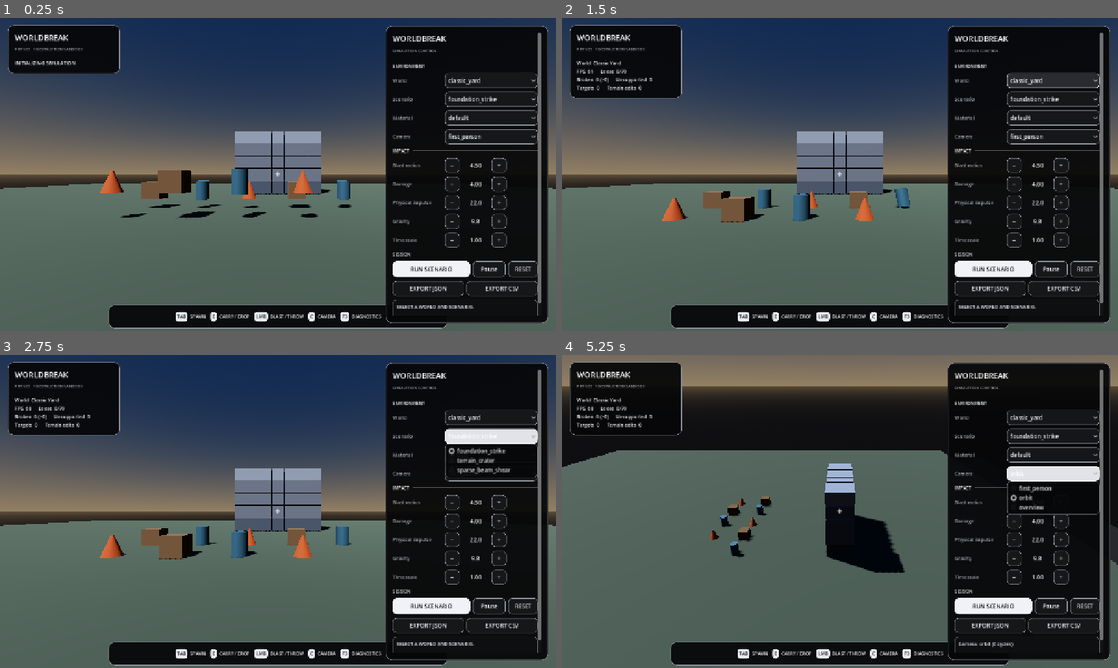
Above: before the commit, frames 1-4 (two rows, left to right).
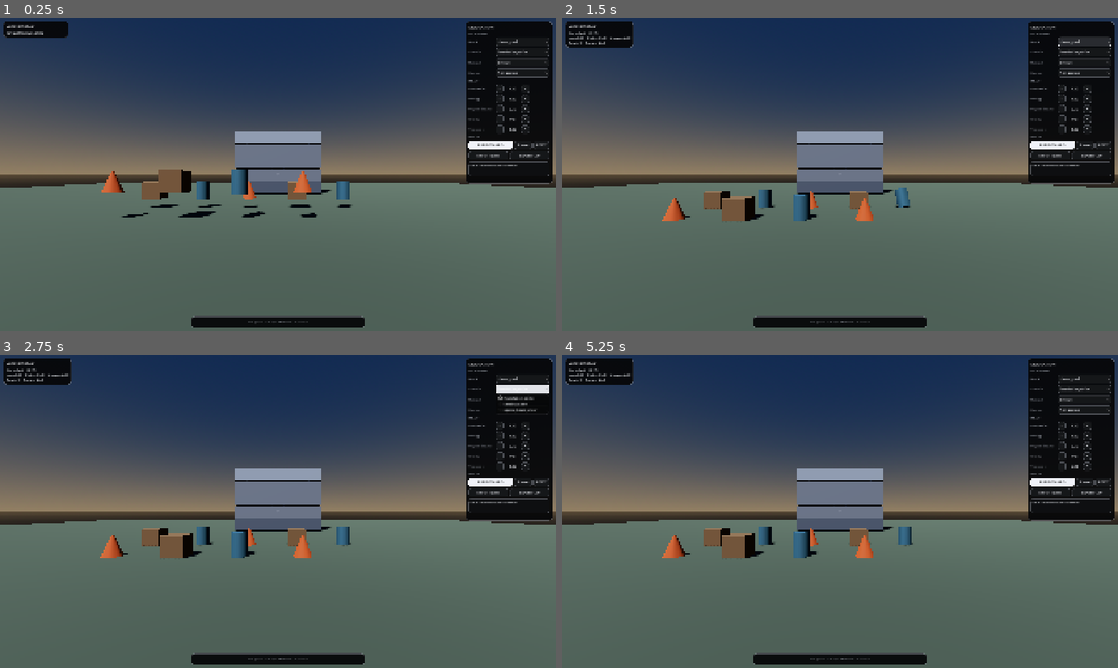
Above: after the commit, the same moments.

Repository: PanDuroDev/Idk
Game: Godot game, scene res://scenes/main.tscn
Two runs of this game, one before a commit and one after it. Both use one fixed random seed, a clock stepped at 60 frames per second and the inputs below.
Inputs (mouse positions are in pixels of both pictures, inside the frame that each line leads up to):
- Up to frame 1 (0.25 s): no input
- Up to frame 2 (1.5 s): click "classic_yard" at 0.5 s; click "classic_yard" at 1.25 s
- Up to frame 3 (2.75 s): click "foundation_strike" at 2 s
- Up to frame 4 (5.25 s): click "default" at 2.75 s; click "first_person" at 3.5 s; click "−" at 4.25 s; click (1051, 473) at 5 s, where only the run before the commit has a clickable "orbit"

The runs differ from the first frame. In frame 1, 29% of the frame differs, in the area x 0-100%, y 1-100%; in frame 2, 31%; in frame 3, 31%; in frame 4, 62%, in the area x 0-100%, y 0-100%.

Commit message:
feat(ui): simplify and make the interface responsive

Diff:
--- a/project.godot
+++ b/project.godot
@@ -11,11 +11,11 @@
 
 [display]
 
-window/size/viewport_width=1280
-window/size/viewport_height=720
-window/size/window_width_override=1280
-window/size/window_height_override=720
+window/size/viewport_width=1920
+window/size/viewport_height=1080
+window/size/mode=2
 window/stretch/mode="canvas_items"
+window/stretch/aspect="expand"
 
 [input]
 
--- a/scripts/main.gd
+++ b/scripts/main.gd
@@ -37,7 +37,7 @@
 const UI_MUTED_COLOR: Color = Color(0.64, 0.66, 0.7, 1.0)
 const UI_PANEL_COLOR: Color = Color(0.025, 0.027, 0.032, 0.94)
 const UI_FIELD_COLOR: Color = Color(0.085, 0.09, 0.1, 0.98)
-const UI_BORDER_COLOR: Color = Color(0.56, 0.58, 0.62, 0.86)
+const UI_BORDER_COLOR: Color = Color(0.56, 0.58, 0.62, 0.18)
 const UI_PANEL_SOFT_COLOR: Color = Color(0.055, 0.06, 0.068, 0.96)
 const UI_DISABLED_COLOR: Color = Color(0.42, 0.43, 0.46, 1.0)
 const SHAKE_DECAY_SECONDS: float = 0.26
@@ -225,7 +225,7 @@
 	var fragment_unsupported: int = int(_structure.call("get_unsupported_fragment_count")) if is_instance_valid(_structure) else 0
 	var terrain_edits: int = int(_terrain.call("get_terrain_edit_count")) if is_instance_valid(_terrain) else 0
 	var world_name: String = _active_world_definition.display_name if _active_world_definition != null else "none"
-	_hud_label.text = "World  %s\nFPS  %d      Loose  %d/%d\nBroken  %d (+%d)      Unsupported  %d\nTargets  %d      Terrain edits  %d" % [
+	_hud_label.text = "%s  ·  %d FPS\nLoose %d/%d  ·  Broken %d (+%d)  ·  Unsupported %d\nTargets %d  ·  Terrain edits %d" % [
 		world_name,
 		Engine.get_frames_per_second(),
 		fragment_released,
@@ -1488,45 +1488,46 @@
 	_spawn_menu = PanelContainer.new()
 	_spawn_menu.name = "SpawnMenu"
 	_spawn_menu.theme = _ui_theme
-	_spawn_menu.custom_minimum_size = Vector2(320.0, 0.0)
+	_spawn_menu.custom_minimum_size = Vector2(264.0, 0.0)
 	var layer := CanvasLayer.new()
 	layer.name = "SpawnMenuLayer"
 	layer.add_child(_spawn_menu)
 	add_child(layer)
 	_spawn_menu.anchor_left = 0.0
 	_spawn_menu.anchor_top = 0.0
-	_spawn_menu.offset_left = 18.0
-	_spawn_menu.offset_top = 142.0
-	_spawn_menu.offset_right = 338.0
-	_spawn_menu.offset_bottom = 142.0
+	_spawn_menu.offset_left = 12.0
+	_spawn_menu.offset_top = 122.0
+	_spawn_menu.offset_right = 276.0
+	_spawn_menu.offset_bottom = 122.0
 	_spawn_menu.grow_vertical = Control.GROW_DIRECTION_END
 
 	var layout := VBoxContainer.new()
-	layout.add_theme_constant_override("separation", 10)
+	layout.add_theme_constant_override("separation", 6)
+	var header := HBoxContainer.new()
+	header.add_theme_constant_override("separation", 6)
 	var title := Label.new()
 	title.text = "OBJECT LIBRARY"
+	title.size_flags_horizontal = Control.SIZE_EXPAND_FILL
 	title.add_theme_color_override("font_color", UI_ACCENT)
-	title.add_theme_font_size_override("font_size", 16)
-	var hint := Label.new()
-	hint.text = "TAB  CLOSE  ·  SELECT AN OBJECT TO SPAWN"
-	hint.add_theme_color_override("font_color", UI_MUTED_COLOR)
-	hint.add_theme_font_size_override("font_size", 10)
-	var divider := HSeparator.new()
+	title.add_theme_font_size_override("font_size", 14)
+	var spawn_items: Array = _spawn_item_definitions()
 	var capacity := Label.new()
 	capacity.name = "SpawnCapacity"
-	capacity.text = "PHYSICS PROPS     7 TYPES  ·  LIMIT 24"
+	capacity.text = "%d TYPES  ·  %d MAX" % [spawn_items.size(), MAX_SPAWNED_PROPS]
 	capacity.add_theme_color_override("font_color", UI_MUTED_COLOR)
-	capacity.add_theme_font_size_override("font_size", 10)
+	capacity.add_theme_font_size_override("font_size", 9)
+	header.add_child(title)
+	header.add_child(capacity)
 
 	var grid := GridContainer.new()
 	grid.name = "SpawnItemGrid"
 	grid.columns = 2
-	grid.add_theme_constant_override("h_separation", 8)
-	grid.add_theme_constant_override("v_separation", 8)
-	for info: Dictionary in _spawn_item_definitions():
+	grid.add_theme_constant_override("h_separation", 6)
+	grid.add_theme_constant_override("v_separation", 6)
+	for info: Dictionary in spawn_items:
 		var button := Button.new()
 		button.text = String(info["label"])
-		button.custom_minimum_size = Vector2(0.0, 38.0)
+		button.custom_minimum_size = Vector2(0.0, 30.0)
 		button.size_flags_horizontal = Control.SIZE_EXPAND_FILL
 		button.pressed.connect(_on_spawn_item_pressed.bind(String(info["id"])))
 		grid.add_child(button)
@@ -1535,20 +1536,17 @@
 	status_panel.name = "SpawnStatusPanel"
 	status_panel.add_theme_stylebox_override(
 		"panel",
-		_make_ui_style(UI_PANEL_SOFT_COLOR, UI_BORDER_COLOR, 8, 8.0, 1)
+		_make_ui_style(UI_PANEL_SOFT_COLOR, UI_BORDER_COLOR, 8, 6.0, 1)
 	)
 	_spawn_status_label = Label.new()
 	_spawn_status_label.name = "SpawnStatus"
-	_spawn_status_label.text = "E  CARRY / DROP     ·     LMB  THROW"
+	_spawn_status_label.text = "E  CARRY  ·  LMB  THROW"
 	_spawn_status_label.add_theme_color_override("font_color", UI_MUTED_COLOR)
-	_spawn_status_label.add_theme_font_size_override("font_size", 11)
+	_spawn_status_label.add_theme_font_size_override("font_size", 10)
 	_spawn_status_label.autowrap_mode = TextServer.AUTOWRAP_WORD_SMART
 	status_panel.add_child(_spawn_status_label)
 
-	layout.add_child(title)
-	layout.add_child(hint)
-	layout.add_child(divider)
-	layout.add_child(capacity)
+	layout.add_child(header)
 	layout.add_child(grid)
 	layout.add_child(status_panel)
 	_spawn_menu.add_child(layout)
@@ -1762,13 +1760,13 @@
 	_debug_overlay_panel = PanelContainer.new()
 	_debug_overlay_panel.name = "DebugOverlay"
 	_debug_overlay_panel.theme = _ui_theme
-	_debug_overlay_panel.position = Vector2(18.0, 455.0)
-	_debug_overlay_panel.custom_minimum_size = Vector2(410.0, 0.0)
+	_debug_overlay_panel.position = Vector2(12.0, 420.0)
+	_debug_overlay_panel.custom_minimum_size = Vector2(340.0, 0.0)
 	_debug_overlay_panel.visible = false
 	_ui_canvas.add_child(_debug_overlay_panel)
 
 	_debug_overlay_label = Label.new()
-	_debug_overlay_label.add_theme_font_size_override("font_size", 12)
+	_debug_overlay_label.add_theme_font_size_override("font_size", 10)
 	_debug_overlay_label.add_theme_color_override("font_color", UI_TEXT_COLOR)
 	_debug_overlay_panel.add_child(_debug_overlay_label)
 	_refresh_debug_overlay()
@@ -1826,9 +1824,9 @@
 
 
 func _apply_primary_button_style(button: Button) -> void:
-	var normal := _make_ui_style(Color(0.94, 0.95, 0.97), Color.WHITE, 8, 8.0, 1)
-	var hover := _make_ui_style(Color.WHITE, Color.WHITE, 8, 8.0, 1)
-	var pressed := _make_ui_style(Color(0.7, 0.72, 0.75), Color.WHITE, 8, 8.0, 1)
+	var normal := _make_ui_style(Color(0.94, 0.95, 0.97), Color.WHITE, 8, 6.0, 1)
+	var hover := _make_ui_style(Color.WHITE, Color.WHITE, 8, 6.0, 1)
+	var pressed := _make_ui_style(Color(0.7, 0.72, 0.75), Color.WHITE, 8, 6.0, 1)
 	button.add_theme_stylebox_override("normal", normal)
 	button.add_theme_stylebox_override("hover", hover)
 	button.add_theme_stylebox_override("pressed", pressed)
@@ -1840,16 +1838,16 @@
 
 func _create_ui_theme() -> Theme:
 	var theme := Theme.new()
-	theme.default_font_size = 13
-
-	var panel_style := _make_ui_style(UI_PANEL_COLOR, UI_BORDER_COLOR, 14, 16.0, 1)
+	theme.default_font_size = 12
+
+	var panel_style := _make_ui_style(UI_PANEL_COLOR, UI_BORDER_COLOR, 12, 10.0, 1)
 	theme.set_stylebox("panel", "PanelContainer", panel_style)
 
-	var button_normal := _make_ui_style(UI_FIELD_COLOR, UI_BORDER_COLOR, 8, 8.0, 1)
-	var button_hover := _make_ui_style(Color(0.16, 0.17, 0.19, 1.0), Color(0.94, 0.95, 0.97, 1.0), 8, 8.0, 1)
-	var button_pressed := _make_ui_style(Color(0.88, 0.89, 0.91, 1.0), Color.WHITE, 8, 8.0, 1)
-	var button_focus := _make_ui_style(Color(0.12, 0.13, 0.15, 1.0), Color.WHITE, 8, 8.0, 2)
-	var button_disabled := _make_ui_style(Color(0.055, 0.06, 0.068, 1.0), Color(0.23, 0.24, 0.26, 1.0), 8, 8.0, 1)
+	var button_normal := _make_ui_style(UI_FIELD_COLOR, UI_BORDER_COLOR, 8, 6.0, 1)
+	var button_hover := _make_ui_style(Color(0.16, 0.17, 0.19, 1.0), Color(0.94, 0.95, 0.97, 1.0), 8, 6.0, 1)
+	var button_pressed := _make_ui_style(Color(0.88, 0.89, 0.91, 1.0), Color.WHITE, 8, 6.0, 1)
+	var button_focus := _make_ui_style(Color(0.12, 0.13, 0.15, 1.0), Color.WHITE, 8, 6.0, 2)
+	var button_disabled := _make_ui_style(Color(0.055, 0.06, 0.068, 1.0), Color(0.23, 0.24, 0.26, 1.0), 8, 6.0, 1)
 
 	for control_type in ["Button", "OptionButton"]:
 		theme.set_stylebox("normal", control_type, button_normal)
@@ -1861,44 +1859,34 @@
 		theme.set_color("font_hover_color", control_type, Color.WHITE)
 		theme.set_color("font_pressed_color", control_type, Color(0.04, 0.045, 0.05, 1.0))
 		theme.set_color("font_disabled_color", control_type, UI_DISABLED_COLOR)
-		theme.set_constant("h_separation", control_type, 8)
-
-	var separator_style := StyleBoxLine.new()
-	separator_style.color = Color(0.58, 0.6, 0.64, 0.58)
-	separator_style.thickness = 1
-	separator_style.grow_begin = 2.0
-	separator_style.grow_end = 2.0
-	theme.set_stylebox("separator", "HSeparator", separator_style)
+		theme.set_constant("h_separation", control_type, 6)
+
 	theme.set_color("font_color", "Label", UI_TEXT_COLOR)
 	theme.set_color("font_color", "CheckBox", UI_TEXT_COLOR)
 	theme.set_color("font_disabled_color", "Label", UI_DISABLED_COLOR)
 	theme.set_stylebox("panel", "PopupMenu", _make_ui_style(UI_PANEL_COLOR, UI_BORDER_COLOR, 8, 6.0, 1))
 	theme.set_stylebox("hover", "PopupMenu", button_hover)
 	theme.set_color("font_color", "PopupMenu", UI_TEXT_COLOR)
+
+	var scroll_track := StyleBoxFlat.new()
+	scroll_track.bg_color = Color(1.0, 1.0, 1.0, 0.04)
+	scroll_track.set_corner_radius_all(3)
+	scroll_track.content_margin_left = 3.0
+	scroll_track.content_margin_right = 3.0
+	var scroll_grabber := StyleBoxFlat.new()
+	scroll_grabber.bg_color = Color(0.66, 0.68, 0.72, 0.4)
+	scroll_grabber.set_corner_radius_all(3)
+	var scroll_grabber_hover := scroll_grabber.duplicate() as StyleBoxFlat
+	scroll_grabber_hover.bg_color = Color(0.86, 0.88, 0.91, 0.65)
+	var scroll_grabber_pressed := scroll_grabber.duplicate() as StyleBoxFlat
+	scroll_grabber_pressed.bg_color = Color(0.96, 0.96, 0.97, 0.85)
+	for bar_type in ["VScrollBar", "HScrollBar"]:
+		theme.set_stylebox("scroll", bar_type, scroll_track)
+		theme.set_stylebox("scroll_focus", bar_type, scroll_track)
+		theme.set_stylebox("grabber", bar_type, scroll_grabber)
+		theme.set_stylebox("grabber_highlight", bar_type, scroll_grabber_hover)
+		theme.set_stylebox("grabber_pressed", bar_type, scroll_grabber_pressed)
 	return theme
-
-func _add_key_hint(parent: HBoxContainer, key: String, action: String) -> void:
-	var item := HBoxContainer.new()
-	item.add_theme_constant_override("separation", 6)
-
-	var keycap := PanelContainer.new()
-	keycap.add_theme_stylebox_override(
-		"panel",
-		_make_ui_style(Color(0.91, 0.92, 0.94, 1.0), Color.WHITE, 5, 4.0, 1)
-	)
-	var key_label := Label.new()
-	key_label.text = key
-	key_label.add_theme_color_override("font_color", Color(0.035, 0.04, 0.045, 1.0))
-	key_label.add_theme_font_size_override("font_size", 10)
-	keycap.add_child(key_label)
-
-	var action_label := Label.new()
-	action_label.text = action
-	action_label.add_theme_color_override("font_color", UI_TEXT_COLOR)
-	action_label.add_theme_font_size_override("font_size", 10)
-	item.add_child(keycap)
-	item.add_child(action_label)
-	parent.add_child(item)
 
 
 func _build_hud() -> void:
@@ -1909,29 +1897,22 @@
 	var hud_panel := PanelContainer.new()
 	hud_panel.name = "HudPanel"
 	hud_panel.theme = _ui_theme
-	hud_panel.position = Vector2(18.0, 16.0)
-	hud_panel.custom_minimum_size = Vector2(258.0, 0.0)
+	hud_panel.position = Vector2(12.0, 10.0)
+	hud_panel.custom_minimum_size = Vector2(224.0, 0.0)
 	_ui_canvas.add_child(hud_panel)
 
 	var hud_layout := VBoxContainer.new()
-	hud_layout.add_theme_constant_override("separation", 7)
+	hud_layout.add_theme_constant_override("separation", 5)
 	hud_panel.add_child(hud_layout)
 
 	var title := Label.new()
 	title.text = "WORLDBREAK"
-	title.add_theme_font_size_override("font_size", 18)
+	title.add_theme_font_size_override("font_size", 14)
 	title.add_theme_color_override("font_color", UI_ACCENT)
 	hud_layout.add_child(title)
 
-	var subtitle := Label.new()
-	subtitle.text = "PHYSICS  /  DESTRUCTION SANDBOX"
-	subtitle.add_theme_font_size_override("font_size", 9)
-	subtitle.add_theme_color_override("font_color", UI_MUTED_COLOR)
-	hud_layout.add_child(subtitle)
-	hud_layout.add_child(HSeparator.new())
-
 	_hud_label = Label.new()
-	_hud_label.add_theme_font_size_override("font_size", 11)
+	_hud_label.add_theme_font_size_override("font_size", 10)
 	_hud_label.add_theme_color_override("font_color", UI_TEXT_COLOR)
 	_hud_label.text = "INITIALIZING SIMULATION"
 	hud_layout.add_child(_hud_label)
@@ -1940,7 +1921,7 @@
 	_crosshair.text = "+"
 	_crosshair.horizontal_alignment = HORIZONTAL_ALIGNMENT_CENTER
 	_crosshair.vertical_alignment = VERTICAL_ALIGNMENT_CENTER
-	_crosshair.add_theme_font_size_override("font_size", 22)
+	_crosshair.add_theme_font_size_override("font_size", 20)
 	_crosshair.add_theme_color_override("font_color", Color(0.98, 0.98, 1.0, 0.82))
 	_crosshair.anchor_left = 0.5
 	_crosshair.anchor_top = 0.5
@@ -1959,21 +1940,18 @@
 	hints_panel.anchor_top = 1.0
 	hints_panel.anchor_right = 0.5
 	hints_panel.anchor_bottom = 1.0
-	hints_panel.offset_left = -390.0
-	hints_panel.offset_top = -60.0
-	hints_panel.offset_right = 390.0
-	hints_panel.offset_bottom = -14.0
+	hints_panel.offset_left = -300.0
+	hints_panel.offset_top = -50.0
+	hints_panel.offset_right = 300.0
+	hints_panel.offset_bottom = -10.0
 	_ui_canvas.add_child(hints_panel)
 
-	var hints_layout := HBoxContainer.new()
-	hints_layout.alignment = BoxContainer.ALIGNMENT_CENTER
-	hints_layout.add_theme_constant_override("separation", 12)
-	hints_panel.add_child(hints_layout)
-	_add_key_hint(hints_layout, "TAB", "SPAWN")
-	_add_key_hint(hints_layout, "E", "CARRY / DROP")
-	_add_key_hint(hints_layout, "LMB", "BLAST / THROW")
-	_add_key_hint(hints_layout, "C", "CAMERA")
-	_add_key_hint(hints_layout, "F3", "DIAGNOSTICS")
+	var hints_label := Label.new()
+	hints_label.text = "TAB  Spawn     E  Carry     LMB  Blast     C  Camera"
+	hints_label.horizontal_alignment = HORIZONTAL_ALIGNMENT_CENTER
+	hints_label.add_theme_font_size_override("font_size", 9)
+	hints_label.add_theme_color_override("font_color", UI_MUTED_COLOR)
+	hints_panel.add_child(hints_label)
 
 func adjust_impact_setting(setting: StringName, amount: float) -> void:
 	match setting:
@@ -2002,14 +1980,14 @@
 	panel.anchor_left = 1.0
 	panel.anchor_top = 0.0
 	panel.anchor_right = 1.0
-	panel.anchor_bottom = 1.0
-	panel.offset_left = -392.0
-	panel.offset_right = -18.0
-	panel.offset_top = 18.0
-	panel.offset_bottom = -18.0
+	panel.anchor_bottom = 0.0
+	panel.offset_left = -312.0
+	panel.offset_right = -12.0
+	panel.offset_top = 12.0
+	panel.offset_bottom = 572.0
 	panel.grow_horizontal = Control.GROW_DIRECTION_BEGIN
 	panel.grow_vertical = Control.GROW_DIRECTION_END
-	panel.custom_minimum_size = Vector2(374.0, 0.0)
+	panel.custom_minimum_size = Vector2(300.0, 0.0)
 	_ui_canvas.add_child(panel)
 
 	var scroll := ScrollContainer.new()
@@ -2023,21 +2001,14 @@
 	var layout := VBoxContainer.new()
 	layout.name = "ControlLayout"
 	layout.size_flags_horizontal = Control.SIZE_EXPAND_FILL
-	layout.add_theme_constant_override("separation", 9)
+	layout.add_theme_constant_override("separation", 6)
 	scroll.add_child(layout)
 
 	var heading := Label.new()
-	heading.text = "WORLDBREAK"
-	heading.add_theme_font_size_override("font_size", 18)
+	heading.text = "SIMULATION"
+	heading.add_theme_font_size_override("font_size", 14)
 	heading.add_theme_color_override("font_color", UI_ACCENT)
 	layout.add_child(heading)
-
-	var subheading := Label.new()
-	subheading.text = "SIMULATION CONTROL"
-	subheading.add_theme_font_size_override("font_size", 9)
-	subheading.add_theme_color_override("font_color", UI_MUTED_COLOR)
-	layout.add_child(subheading)
-	layout.add_child(HSeparator.new())
 
 	_add_section(layout, "ENVIRONMENT")
 	_world_option = _add_option_row(layout, "World", WORLD_CATALOG.get_world_ids(), _on_world_selected)
@@ -2056,14 +2027,14 @@
 
 	_add_section(layout, "SESSION")
 	var action_row := HBoxContainer.new()
-	action_row.add_theme_constant_override("separation", 6)
+	action_row.add_theme_constant_override("separation", 5)
 	layout.add_child(action_row)
 
 	var run_button := Button.new()
 	run_button.name = "RunScenarioButton"
 	run_button.text = "RUN SCENARIO"
 	run_button.tooltip_text = "Reset the world, apply the selected scenario, and record the outcome after 120 physics frames"
-	run_button.custom_minimum_size.y = 36.0
+	run_button.custom_minimum_size.y = 30.0
 	run_button.size_flags_horizontal = Control.SIZE_EXPAND_FILL
 	_apply_primary_button_style(run_button)
 	run_button.pressed.connect(_run_selected_scenario)
@@ -2073,31 +2044,31 @@
 	_pause_button.name = "PauseButton"
 	_pause_button.text = "PAUSE"
 	_pause_button.tooltip_text = "Pause or resume physics without changing the experiment time scale (P)"
-	_pause_button.custom_minimum_size = Vector2(76.0, 36.0)
+	_pause_button.custom_minimum_size = Vector2(62.0, 30.0)
 	_pause_button.pressed.connect(toggle_simulation_paused)
 	action_row.add_child(_pause_button)
 
 	var reset_button := Button.new()
 	reset_button.name = "ResetWorldButton"
 	reset_button.text = "RESET"
-	reset_button.custom_minimum_size = Vector2(68.0, 36.0)
+	reset_button.custom_minimum_size = Vector2(56.0, 30.0)
 	reset_button.pressed.connect(reset_simulation)
 	action_row.add_child(reset_button)
 
 	var export_row := HBoxContainer.new()
-	export_row.add_theme_constant_override("separation", 6)
+	export_row.add_theme_constant_override("separation", 5)
 	layout.add_child(export_row)
 
 	var json_button := Button.new()
 	json_button.text = "EXPORT JSON"
-	json_button.custom_minimum_size.y = 34.0
+	json_button.custom_minimum_size.y = 30.0
 	json_button.size_flags_horizontal = Control.SIZE_EXPAND_FILL
 	json_button.pressed.connect(_export_history.bind("user://experiment_runs.json"))
 	export_row.add_child(json_button)
 
 	var csv_button := Button.new()
 	csv_button.text = "EXPORT CSV"
-	csv_button.custom_minimum_size.y = 34.0
+	csv_button.custom_minimum_size.y = 30.0
 	csv_button.size_flags_horizontal = Control.SIZE_EXPAND_FILL
 	csv_button.pressed.connect(_export_history.bind("user://experiment_runs.csv"))
 	export_row.add_child(csv_button)
@@ -2106,13 +2077,13 @@
 	status_panel.name = "SimulationStatusPanel"
 	status_panel.add_theme_stylebox_override(
 		"panel",
-		_make_ui_style(UI_PANEL_SOFT_COLOR, UI_BORDER_COLOR, 8, 9.0, 1)
+		_make_ui_style(UI_PANEL_SOFT_COLOR, UI_BORDER_COLOR, 8, 6.0, 1)
 	)
 	_simulation_status_label = Label.new()
 	_simulation_status_label.name = "SimulationStatus"
-	_simulation_status_label.custom_minimum_size = Vector2(0.0, 52.0)
+	_simulation_status_label.custom_minimum_size = Vector2(0.0, 38.0)
 	_simulation_status_label.autowrap_mode = TextServer.AUTOWRAP_WORD_SMART
-	_simulation_status_label.add_theme_font_size_override("font_size", 11)
+	_simulation_status_label.add_theme_font_size_override("font_size", 10)
 	_simulation_status_label.add_theme_color_override("font_color", UI_TEXT_COLOR)
 	_simulation_status_label.text = "SELECT A WORLD AND SCENARIO."
 	status_panel.add_child(_simulation_status_label)
@@ -2122,17 +2093,11 @@
 	_refresh_simulation_controls()
 
 func _add_section(parent: VBoxContainer, title: String) -> void:
-	var header := HBoxContainer.new()
-	header.add_theme_constant_override("separation", 10)
 	var label := Label.new()
 	label.text = title
-	label.add_theme_font_size_override("font_size", 10)
-	label.add_theme_color_override("font_color", UI_ACCENT)
-	header.add_child(label)
-	var separator := HSeparator.new()
-	separator.size_flags_horizontal = Control.SIZE_EXPAND_FILL
-	header.add_child(separator)
-	parent.add_child(header)
+	label.add_theme_font_size_override("font_size", 9)
+	label.add_theme_color_override("font_color", UI_MUTED_COLOR)
+	parent.add_child(label)
 
 func _add_option_row(
 	parent: VBoxContainer,
@@ -2141,18 +2106,18 @@
 	callback: Callable
 ) -> OptionButton:
 	var row := HBoxContainer.new()
-	row.add_theme_constant_override("separation", 8)
+	row.add_theme_constant_override("separation", 6)
 	parent.add_child(row)
 
 	var name_label := Label.new()
 	name_label.text = title
-	name_label.custom_minimum_size.x = 112.0
-	name_label.add_theme_font_size_override("font_size", 11)
+	name_label.custom_minimum_size.x = 88.0
+	name_label.add_theme_font_size_override("font_size", 10)
 	name_label.add_theme_color_override("font_color", UI_MUTED_COLOR)
 	row.add_child(name_label)
 
 	var option := OptionButton.new()
-	option.custom_minimum_size.y = 34.0
+	option.custom_minimum_size.y = 30.0
 	option.size_flags_horizontal = Control.SIZE_EXPAND_FILL
 	for index in range(ids.size()):
 		option.add_item(String(ids[index]))
@@ -2168,31 +2133,31 @@
 	step: float
 ) -> Label:
 	var row := HBoxContainer.new()
-	row.add_theme_constant_override("separation", 8)
+	row.add_theme_constant_override("separation", 6)
 	parent.add_child(row)
 
 	var name_label := Label.new()
 	name_label.text = title
-	name_label.custom_minimum_size.x = 112.0
-	name_label.add_theme_font_size_override("font_size", 11)
+	name_label.custom_minimum_size.x = 88.0
+	name_label.add_theme_font_size_override("font_size", 10)
 	name_label.add_theme_color_override("font_color", UI_MUTED_COLOR)
 	row.add_child(name_label)
 
 	var decrease_button := Button.new()
 	decrease_button.text = "−"
-	decrease_button.custom_minimum_size = Vector2(34.0, 32.0)
+	decrease_button.custom_minimum_size = Vector2(28.0, 26.0)
 	decrease_button.pressed.connect(adjust_simulation_setting.bind(setting, -step))
 	row.add_child(decrease_button)
 
 	var value_label := Label.new()
-	value_label.custom_minimum_size.x = 58.0
+	value_label.custom_minimum_size.x = 48.0
 	value_label.horizontal_alignment = HORIZONTAL_ALIGNMENT_CENTER
 	value_label.add_theme_color_override("font_color", UI_TEXT_COLOR)
 	row.add_child(value_label)
 
 	var increase_button := Button.new()
 	increase_button.text = "+"
-	increase_button.custom_minimum_size = Vector2(34.0, 32.0)
+	increase_button.custom_minimum_size = Vector2(28.0, 26.0)
 	increase_button.pressed.connect(adjust_simulation_setting.bind(setting, step))
 	row.add_child(increase_button)
 	return value_label
@@ -2279,24 +2244,24 @@
 
 func _add_impact_control_row(parent: VBoxContainer, title: String, setting: StringName, step: float) -> void:
 	var row := HBoxContainer.new()
-	row.add_theme_constant_override("separation", 8)
+	row.add_theme_constant_override("separation", 6)
 	parent.add_child(row)
 
 	var name_label := Label.new()
 	name_label.text = title
-	name_label.custom_minimum_size.x = 112.0
-	name_label.add_theme_font_size_override("font_size", 11)
+	name_label.custom_minimum_size.x = 88.0
+	name_label.add_theme_font_size_override("font_size", 10)
 	name_label.add_theme_color_override("font_color", UI_MUTED_COLOR)
 	row.add_child(name_label)
 
 	var decrease_button := Button.new()
 	decrease_button.text = "−"
-	decrease_button.custom_minimum_size = Vector2(34.0, 32.0)
+	decrease_button.custom_minimum_size = Vector2(28.0, 26.0)
 	decrease_button.pressed.connect(adjust_impact_setting.bind(setting, -step))
 	row.add_child(decrease_button)
 
 	var value_label := Label.new()
-	value_label.custom_minimum_size.x = 58.0
+	value_label.custom_minimum_size.x = 48.0
 	value_label.horizontal_alignment = HORIZONTAL_ALIGNMENT_CENTER
 	value_label.add_theme_color_override("font_color", UI_TEXT_COLOR)
 	row.add_child(value_label)
@@ -2304,7 +2269,7 @@
 
 	var increase_button := Button.new()
 	increase_button.text = "+"
-	increase_button.custom_minimum_size = Vector2(34.0, 32.0)
+	increase_button.custom_minimum_size = Vector2(28.0, 26.0)
 	increase_button.pressed.connect(adjust_impact_setting.bind(setting, step))
 	row.add_child(increase_button)
 
--- a/tests/phase5/simulation_tools_test.gd
+++ b/tests/phase5/simulation_tools_test.gd
@@ -160,6 +160,24 @@
 	var key_hints: PanelContainer = ui_canvas.get_node_or_null("ControlHints") as PanelContainer
 	if key_hints == null or key_hints.theme != ui_theme:
 		_fail("HUD control hints are missing their shared bordered panel")
+		return
+	if simulation_panel.custom_minimum_size.x > 320.0 or hud_panel.custom_minimum_size.x > 240.0:
+		_fail("HUD panels are not compact")
+		return
+	if simulation_panel.anchor_bottom != 0.0:
+		_fail("Simulation panel is not bounded below its content")
+		return
+	if not ui_theme.has_stylebox("grabber", "VScrollBar"):
+		_fail("Scrollable controls are missing the shared slim scrollbar style")
+		return
+	if String(ProjectSettings.get_setting("display/window/stretch/mode")) != "canvas_items":
+		_fail("UI does not scale with the window")
+		return
+	if String(ProjectSettings.get_setting("display/window/stretch/aspect")) != "expand":
+		_fail("UI does not expand to wider displays")
+		return
+	if int(ProjectSettings.get_setting("display/window/size/mode")) != 2:
+		_fail("Game window does not start maximized")
 		return
 	var primary_button: Button = simulation_panel.find_child("RunScenarioButton", true, false) as Button
 	if primary_button == null:
Not shown, changed: docs/MANUAL_WINDOWS_VALIDATION.md
Not shown, changed: docs/PROJECT_STATUS.md
Not shown, changed: docs/WORK_LOG.md
